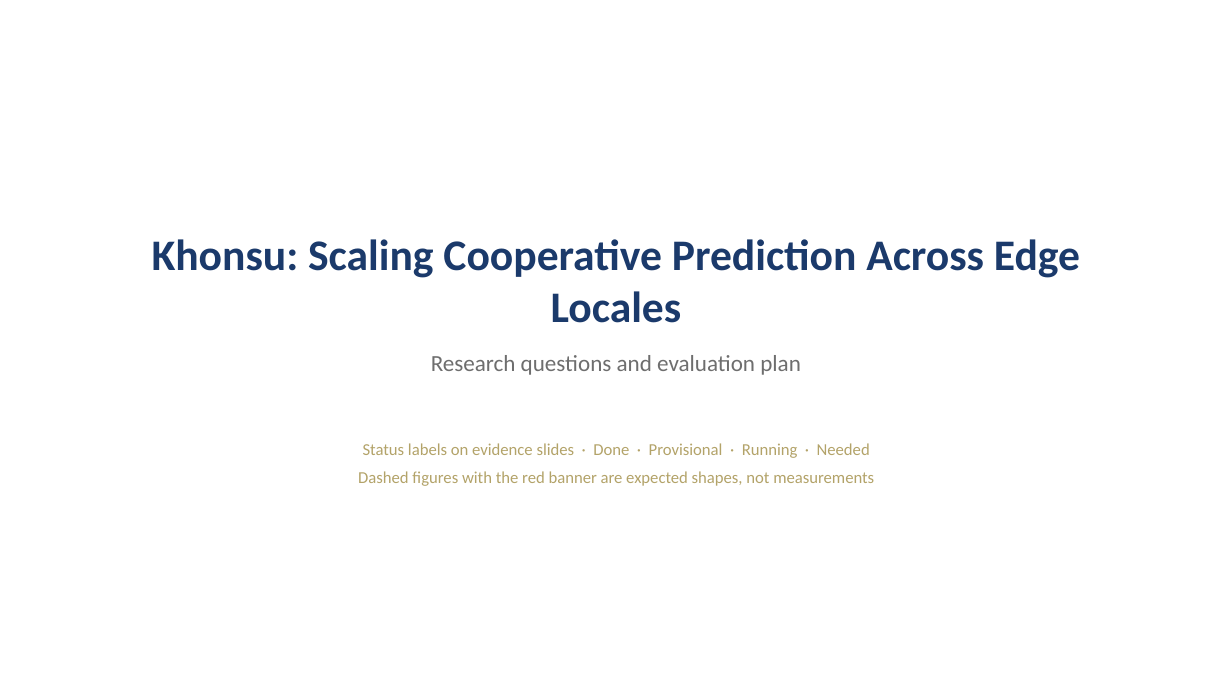
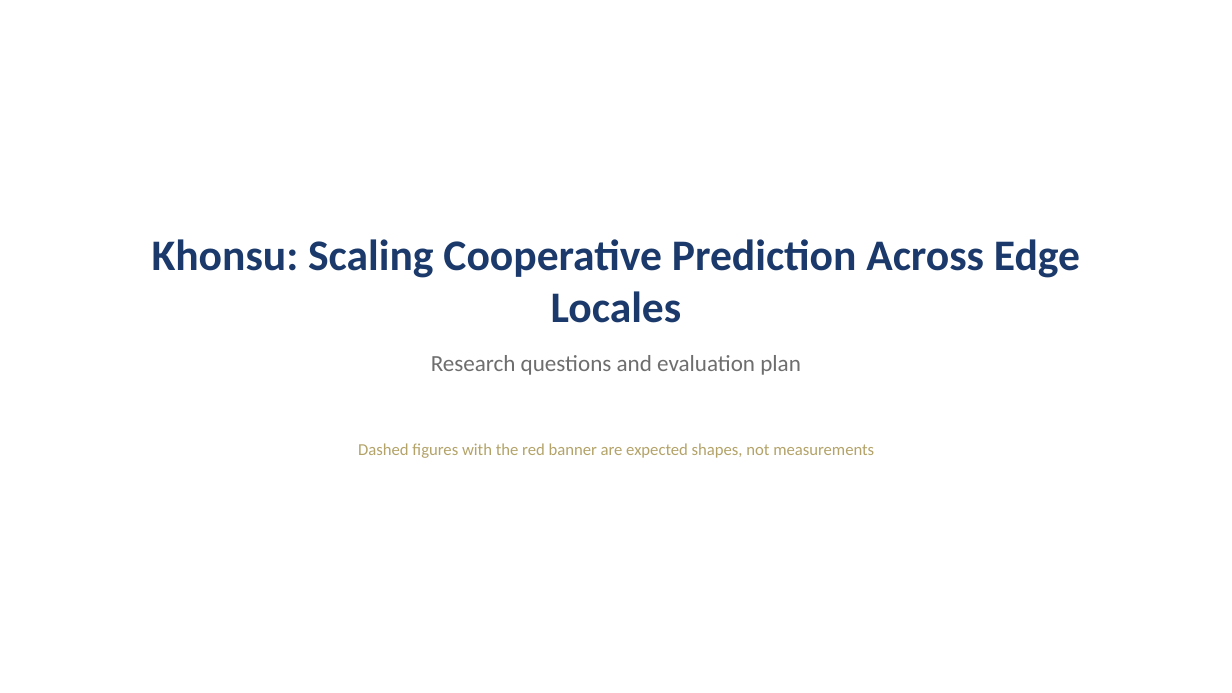
Before and after one commit to tlandle/eCAV, a slide deck: slide 1 of docs/kb/decks/khonsu_story_2026-09-04.pptx. Drawn at 1232x693 pixels with LibreOffice and Linux fonts; fonts in the diff are those of the drawing. Boxes give left, top, right and bottom in pixels: in the first picture for what was removed or moved away, otherwise in the second. Text is boxed around its words. In the diff, an @@ line names an element or a change of style, - is before the commit and + after.

```diff
--- a/docs/kb/decks/khonsu_story_2026-09-04.pptx
+++ b/docs/kb/decks/khonsu_story_2026-09-04.pptx
@@ text at [363,443,870,458]: paragraph removed @@
-Status labels on evidence slides · Done · Provisional · Running · Needed
```
Also in this commit, not shown: 2 other slides changed.
